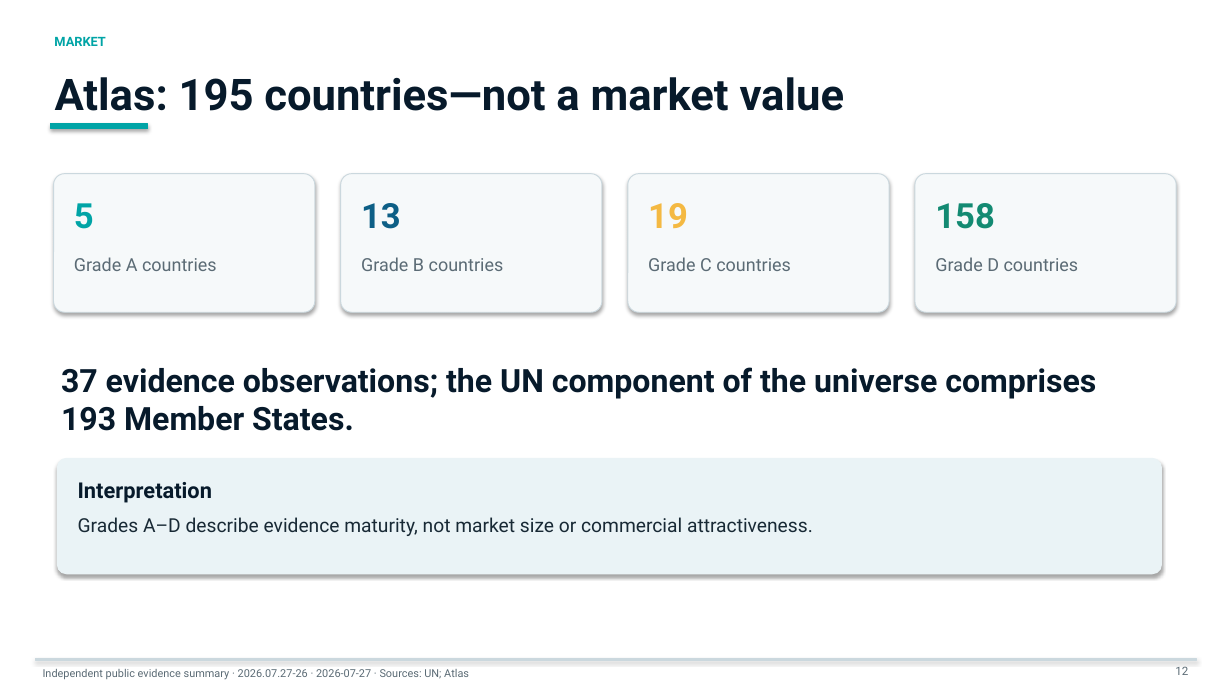
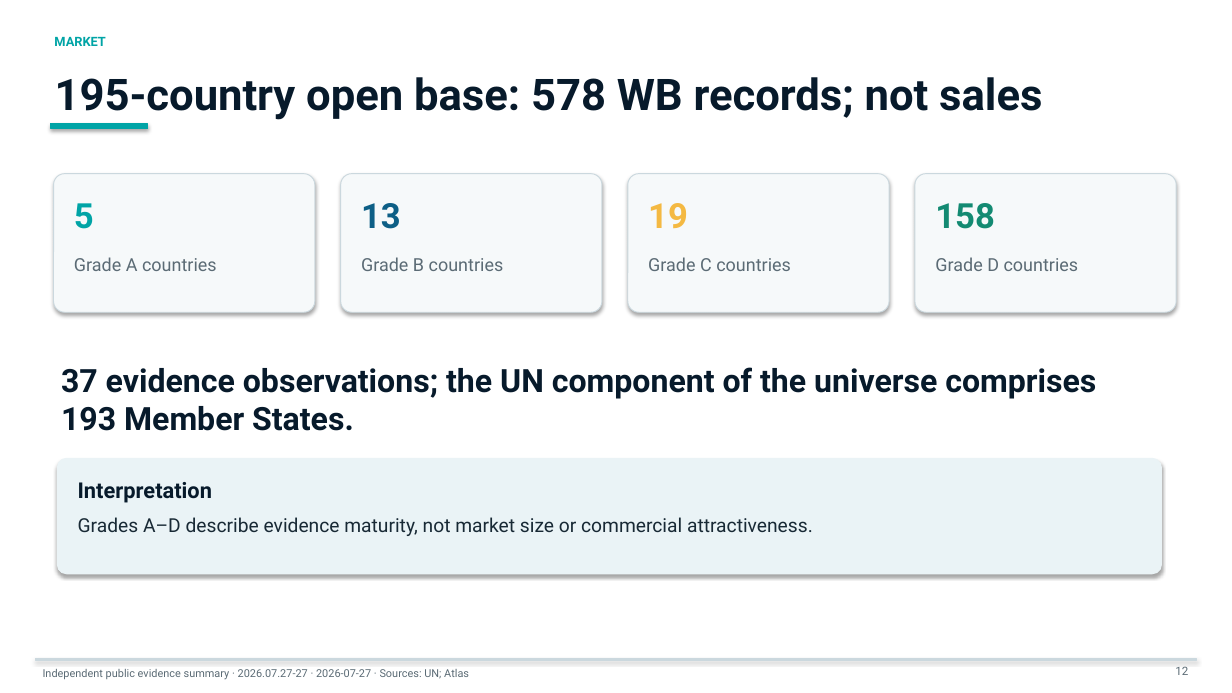
Before and after one commit to jounirautio78-ops/pixan-global-market-evidence-public, a slide deck: slide 12 of site/downloads/pixan-bank-deck-large-en.pptx. Drawn at 1232x693 pixels with LibreOffice and Linux fonts; fonts in the diff are those of the drawing. Boxes give left, top, right and bottom in pixels: in the first picture for what was removed or moved away, otherwise in the second. Text is boxed around its words. In the diff, an @@ line names an element or a change of style, - is before the commit and + after.

Commit message:
Publish v27 global base and Poland reconstruction

```diff
--- a/site/downloads/pixan-bank-deck-large-en.pptx
+++ b/site/downloads/pixan-bank-deck-large-en.pptx
@@ text at [55, 77, 1042, 120]: text changed @@
-Atlas: 195 countries—not a market value
+195-country open base: 578 WB records; not sales
@@ text at [43, 669, 469, 679]: text changed @@
-Independent public evidence summary · 2026.07.27-26 · 2026-07-27 · Sources: UN; Atlas
+Independent public evidence summary · 2026.07.27-27 · 2026-07-27 · Sources: UN; Atlas
```
Also in this commit, not shown: 29 other slides changed, 59 other files.
